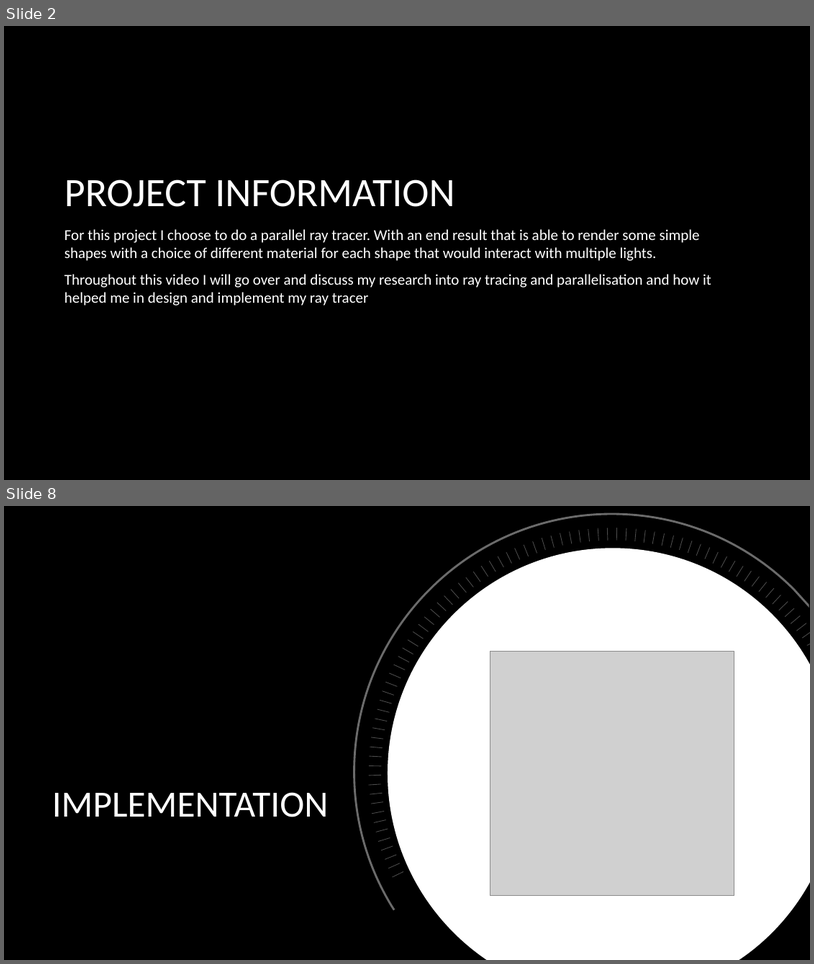
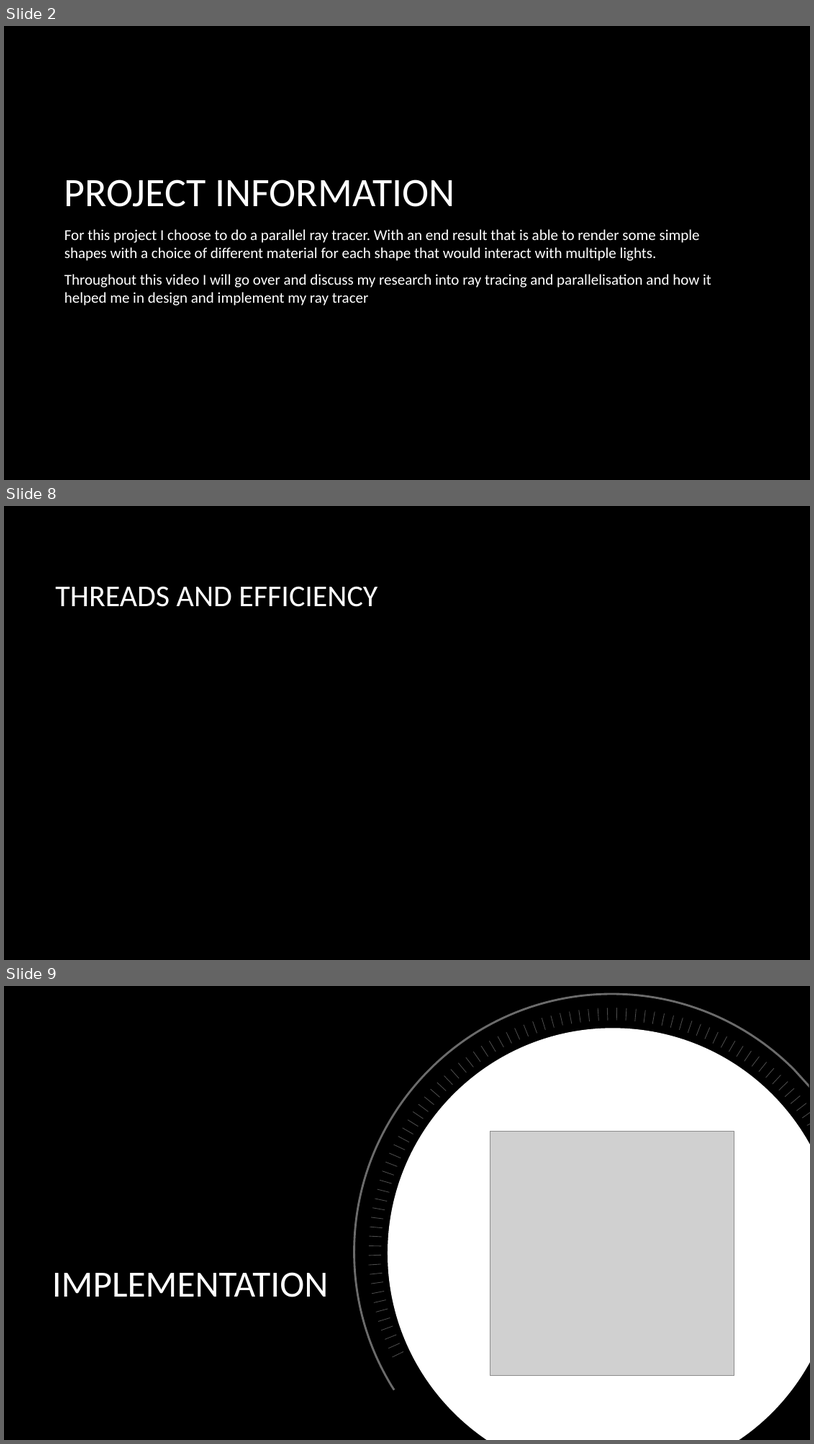
Before and after one commit to MariaPrograms/RayCasting, a slide deck: Graphics and Computational Programming.pptx. Shown one above the other, each under a label of ours: slides 2 and 8 before the commit, slides 2, 8 and 9 after it; the slides between them are not shown. The pictures are 814x964 and 814x1444 pixels, drawn with LibreOffice and Linux fonts; fonts in the diff are those of the drawing; grey boxes stand for pictures; background and template pictures are left out. Boxes give left, top, right and bottom in pixels: in the first picture for what was removed or moved away, otherwise in the second. Text is boxed around its words. In the diff, an @@ line names an element or a change of style, - is before the commit and + after.

```diff
--- a/Graphics and Computational Programming.pptx
+++ b/Graphics and Computational Programming.pptx
@@ slide 8 added at <box>4,506,810,960</box>, background picture (left out) @@
@@ title added at <box>55,586,378,607</box>, 36 pt, text #FFFFFF @@
+THREADS AND EFFICIENCY
@@ what was slide 8 is now slide 9 @@
```
Also in this commit, not shown: 2 slides changed, 3 other slides added, 2 slides removed, 3 other files.
